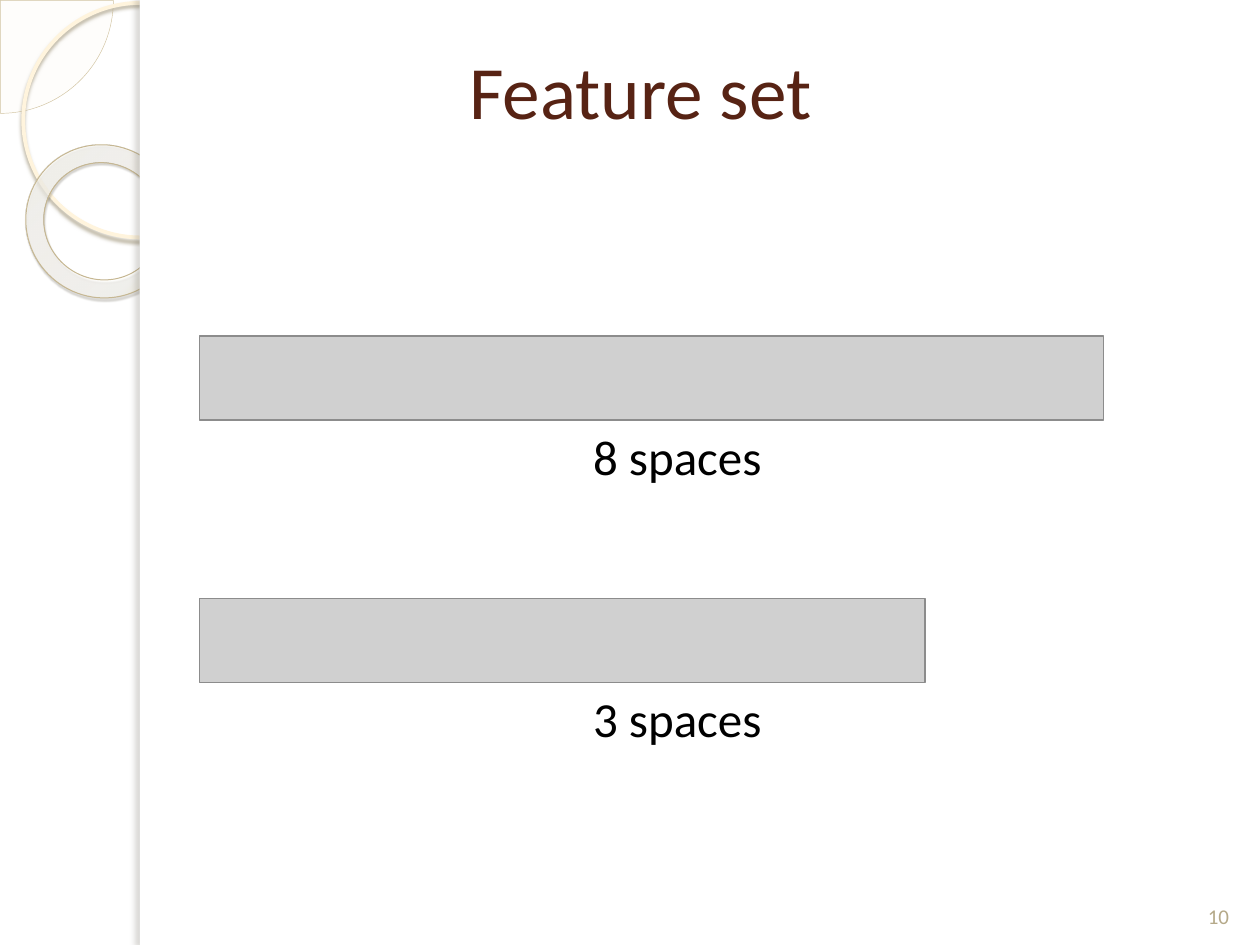
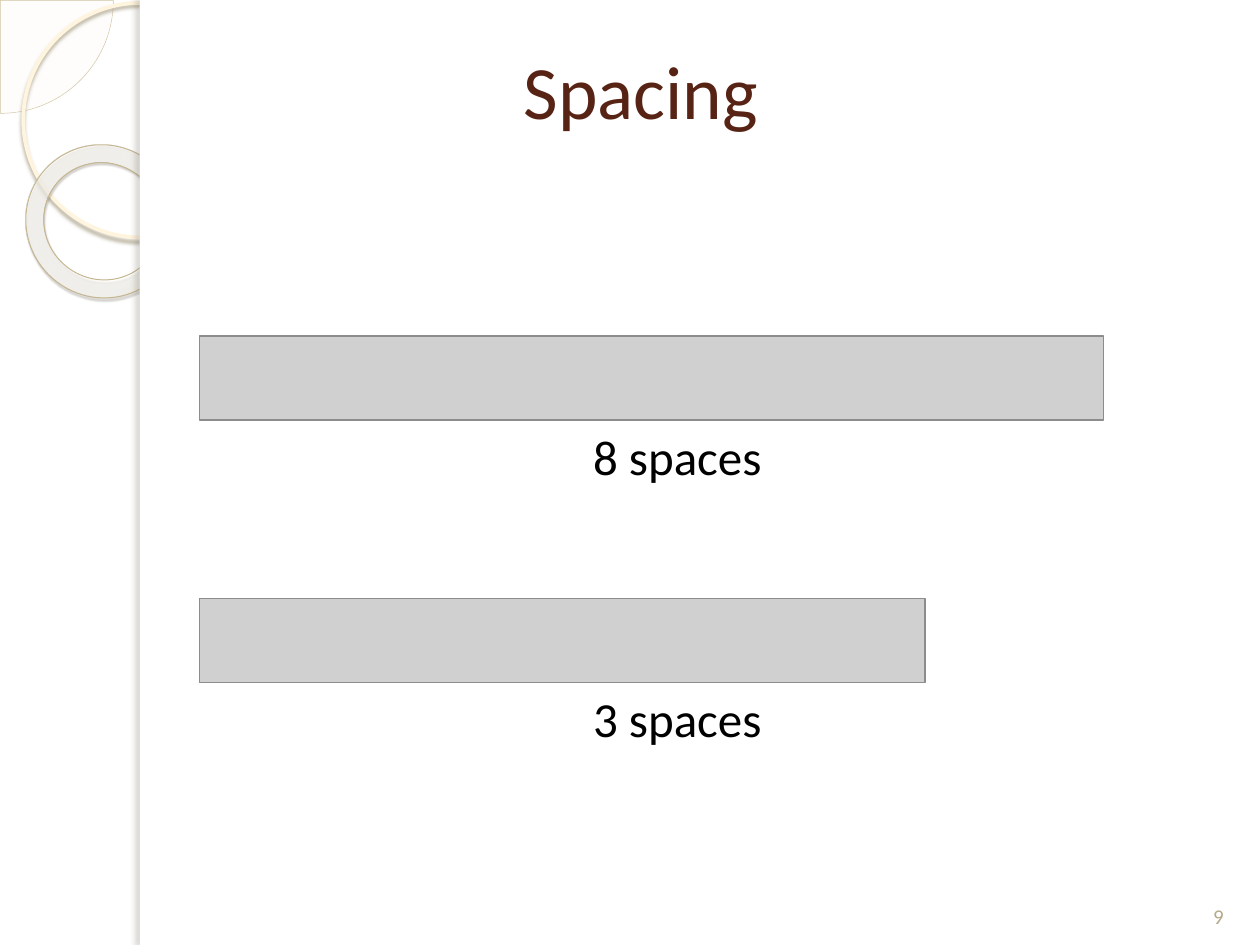
Before and after one commit to Yasin55189/SPL-1, a slide deck: slide 9 of final presentation.pptx (slide 10 before the commit). Drawn at 1260x945 pixels with LibreOffice and Linux fonts; fonts in the diff are those of the drawing; grey boxes stand for pictures; background and template pictures are left out. Boxes give left, top, right and bottom in pixels: in the first picture for what was removed or moved away, otherwise in the second. Text is boxed around its words. In the diff, an @@ line names an element or a change of style, - is before the commit and + after.

```diff
--- a/final presentation.pptx
+++ b/final presentation.pptx
@@ title at box(523, 67, 757, 132): text changed @@
-Feature set
+Spacing
@@ page number at box(1213, 910, 1224, 924): text changed @@
-10
+9
```
Also in this commit, not shown: 5 other slides changed, 1 slide added, 2 slides removed.
